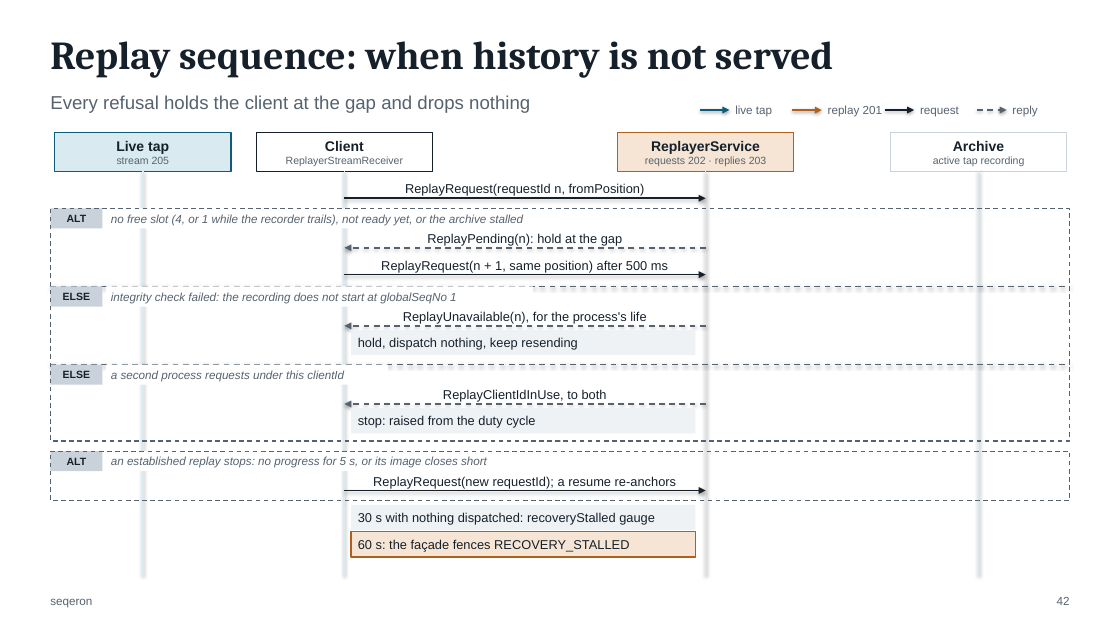
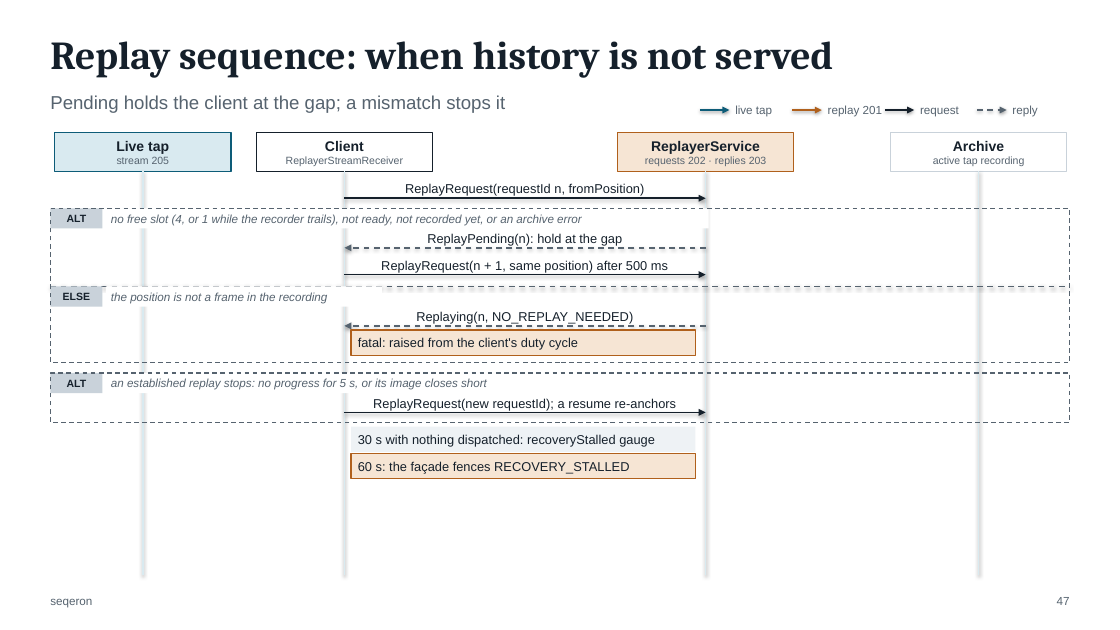
Before and after one commit to FredrikJDahlberg/seqeron, a slide deck: slide 47 of doc/presentation/seqeron-architecture.pptx (slide 42 before the commit). Drawn at 1120x630 pixels with LibreOffice and Linux fonts; fonts in the diff are those of the drawing. Boxes give left, top, right and bottom in pixels: in the first picture for what was removed or moved away, otherwise in the second. Text is boxed around its words. In the diff, an @@ line names an element or a change of style, - is before the commit and + after.

```diff
--- a/doc/presentation/seqeron-architecture.pptx
+++ b/doc/presentation/seqeron-architecture.pptx
@@ text at <box>50,95,505,113</box>: text changed @@
-Every refusal holds the client at the gap and drops nothing
+Pending holds the client at the gap; a mismatch stops it
@@ rectangle: place and size @@
-rectangle at <box>50,208,1070,441</box>
+rectangle at <box>50,208,1070,363</box>
@@ rectangle: place and size @@
-rectangle at <box>106,208,642,229</box>
+rectangle at <box>106,208,709,229</box>
@@ text at <box>111,214,582,225</box>: text changed @@
-no free slot (4, or 1 while the recorder trails), not ready yet, or the archive stalled
+no free slot (4, or 1 while the recorder trails), not ready, not recorded yet, or an archive error
@@ rectangle: place and size @@
-rectangle at <box>106,365,388,385</box>
+rectangle at <box>106,287,382,307</box>
@@ rectangle removed at <box>106,287,534,307</box> @@
@@ text removed at <box>111,292,456,304</box> @@
-integrity check failed: the recording does not start at globalSeqNo 1
@@ text added at <box>111,292,328,304</box>, 10 pt, text #56636F, italic @@
+the position is not a frame in the recording
@@ text at <box>416,311,633,324</box>: text changed @@
-ReplayUnavailable(n), for the process's life
+Replaying(n, NO_REPLAY_NEEDED)
@@ rectangle at <box>351,330,696,355</box>: fill #EEF2F5 to #F6E5D4; outline none to #B0601C 1.25 pt @@
@@ text at <box>358,337,578,350</box>: text changed @@
-stop: raised from the duty cycle
+fatal: raised from the client's duty cycle
@@ text removed at <box>358,337,577,350</box> @@
-hold, dispatch nothing, keep resending
@@ line removed from (50, 365) to (1070, 365) @@
@@ rectangle removed at <box>50,365,103,385</box> @@
-ELSE
@@ text removed at <box>111,370,344,382</box> @@
-a second process requests under this clientId
@@ text removed at <box>443,389,607,402</box> @@
-ReplayClientIdInUse, to both
@@ arrow removed from (706, 404) to (344, 404) @@
@@ rectangle: place and size @@
-rectangle at <box>351,408,696,434</box>
+rectangle at <box>351,427,696,452</box>
@@ 4 rectangles, 4 texts, 1 arrow: place and size @@
-4 rectangles, 4 texts, 1 arrow at <box>50,451,1070,557</box>
+4 rectangles, 4 texts, 1 arrow at <box>50,373,1070,479</box>
@@ rectangle removed at <box>351,505,696,530</box> @@
@@ page number at <box>1057,597,1070,605</box>: text changed @@
-42
+47
```
Also in this commit, not shown: 25 other slides changed, 4 slides added, 1 other file.
